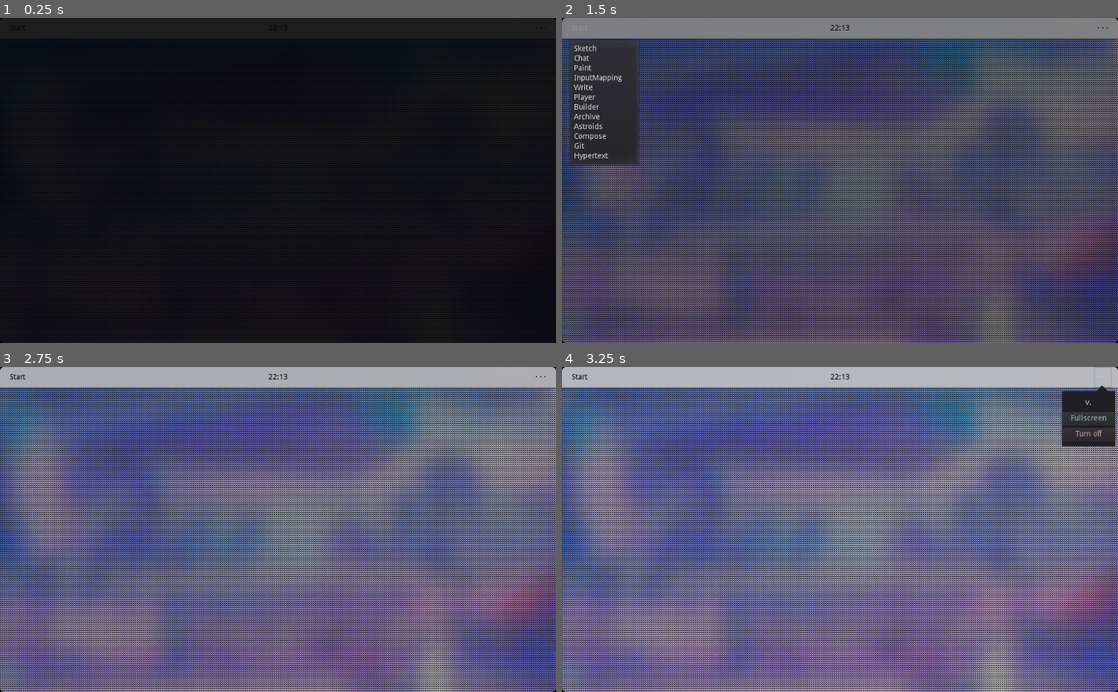
Above: before the commit, frames 1-4 (two rows, left to right).
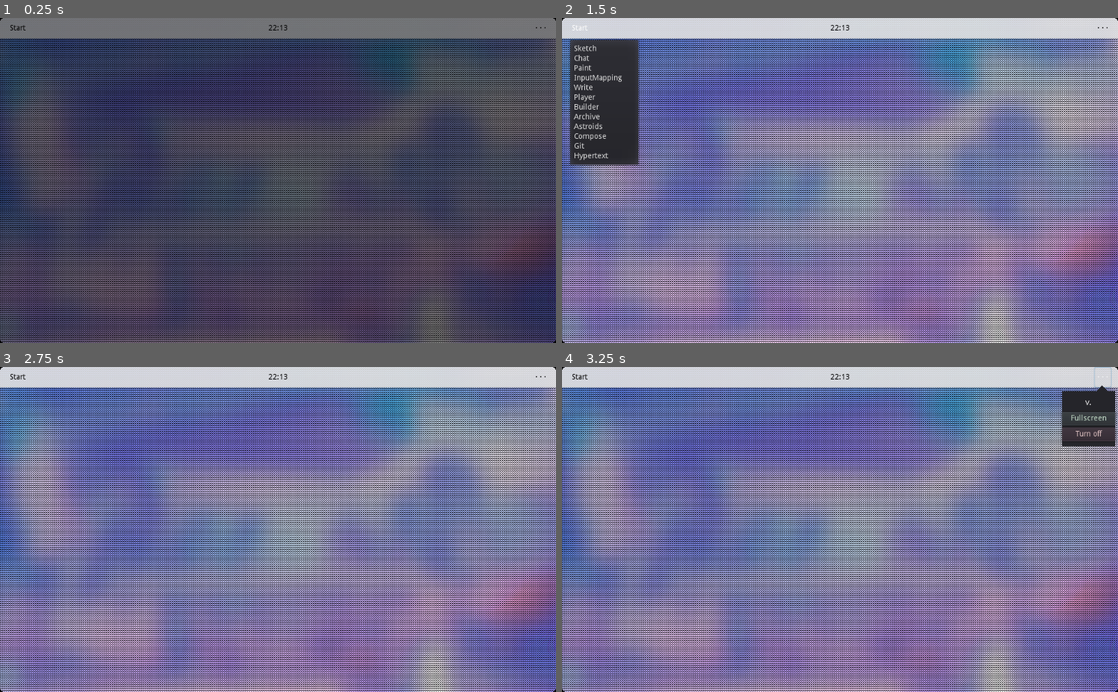
Above: after the commit, the same moments.

Repository: flurick/gdt
Game: Godot game, scene res://Desk.tscn
The game is run twice, just before and just after one commit, with the same random seed, the same clock (stepped at 60 frames per second) and the same inputs.
Inputs:
- Up to frame 1 (0.25 s): no input
- Up to frame 2 (1.5 s): click "Start" at 0.5 s; click "Start" at 1.25 s
- Up to frame 3 (2.75 s): click "22:13" at 2 s
- Up to frame 4 (3.25 s): click "· · ·" at 2.75 s

The runs differ from the first frame. In frame 1, 88% of the frame differs, in the area x 0-100%, y 0-100%; in frame 2, 84%; in frame 3, 69%; in frame 4, 53%.

Commit message:
Faster fadein to not feel slow from the start

Diff:
--- a/Desk.tscn
+++ b/Desk.tscn
@@ -13,10 +13,11 @@
 	$overlay.modulate.a = 1
 
 func _process(delta):
-	$overlay.modulate.a = lerp($overlay.modulate.a , 0,0.01)
+	$overlay.modulate.a = lerp($overlay.modulate.a , 0,0.05)
 	if $overlay.modulate.a < 0.1:
 		$overlay.modulate.a = 0
-		set_process(false)"
+		set_process(false)
+"
 
 [sub_resource type="GDScript" id=2]
 script/source = "extends TextureRect
